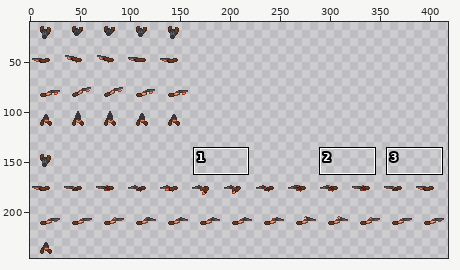
A pixel-art file gets an edit: src/concept/sprite/amadixsawedoff.aseprite. The first picture is a wide view before the edit; the outline marks the close-up.
Close-up. Before:
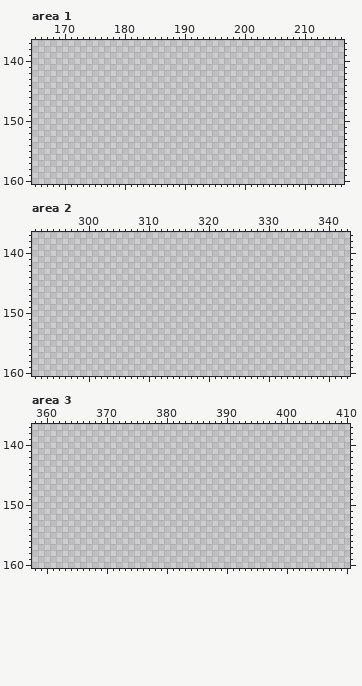
512x512 pixels, 1 frame. Shown: area 1: x 165..216, y 137..160; area 2: x 291..343, y 137..160; area 3: x 358..410, y 137..160. The wide view leaves out empty margins. The commit also changed other parts of the picture, which this record leaves out.
Now the later version:
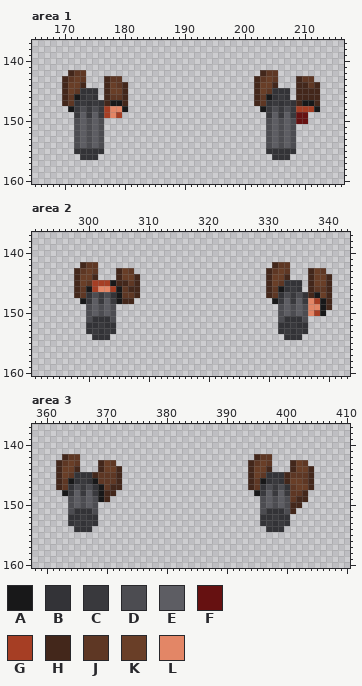
Palette (. is transparent): A #181819  B #333337  C #39393d  D #4c4c51  E #5d5d63  F #661111  G #a63e24  H #43271b  J #5e3724  K #693e27  L #e38666
Edits made:
--- area 1, layers "Layer 3", "Layer 5"
@@ x 165..216 @@
 141 ....................................................
-142 ....................................................
-143 ....................................................
-144 ....................................................
-145 ....................................................
-146 ....................................................
-147 ....................................................
-148 ....................................................
-149 ....................................................
-150 ....................................................
-151 ....................................................
-152 ....................................................
-153 ....................................................
-154 ....................................................
-155 ....................................................
-156 ....................................................
+142 ......HJJ.............................HJJ...........
+143 .....HJKJ...HJJ......................HJKJ...HJJ.....
+144 .....HKKH...HKJH.....................HKKH...HHJH....
+145 .....HKJBBB.HKKH.....................HKJBBB.HHHH....
+146 .....HJABCB.HJJH.....................HJABCB.HHHH....
+147 .....HJBCBCBHAAH.....................HJBCBCBHAAH....
+148 ......ACDCDCGLLA......................ACDCDCGGGA....
+149 .......CECECGLG........................CECECFF......
+150 .......DEDED...........................DEDEDFF......
+151 .......DEDED...........................DEDED........
+152 .......DEDED...........................DEDED........
+153 .......DEDED...........................DEDED........
+154 .......DEDED...........................DEDED........
+155 .......BBBBB...........................BBBBB........
+156 ........BBB.............................BBB.........
 157 ....................................................
--- area 2, layers "Layer 3", "Layer 5"
@@ x 291..343 @@
 141 .....................................................
-142 .....................................................
-143 .....................................................
-144 .....................................................
-145 .....................................................
-146 .....................................................
-147 .....................................................
-148 .....................................................
-149 .....................................................
-150 .....................................................
-151 .....................................................
-152 .....................................................
-153 .....................................................
-154 .....................................................
+142 ........HJJ.............................HJJ..........
+143 .......HJKJ...HKJ......................HJKJ...HKJ....
+144 .......HKKH...HKKH.....................HKKH...HKKH...
+145 .......HKJGGGAHHJH.....................HKJBBB.HKKH...
+146 .......HJAGLLGAJHH.....................HJABCB.HJJH...
+147 .......HJBDCDBAJJH.....................HJBDCDBHAKH...
+148 ........ACECECAHH.......................ACECECLGAH...
+149 .........DEDED...........................DEDEDLLAH...
+150 .........DEDED...........................DEDEDLGA....
+151 .........DBBBD...........................DBBBD.......
+152 .........BBCBB...........................BBCBB.......
+153 .........BCBCB...........................BCBCB.......
+154 ..........BBB.............................BBB........
 155 .....................................................
--- area 3, layers "Layer 3", "Layer 5"
@@ x 358..410 @@
 141 .....................................................
-142 .....................................................
-143 .....................................................
-144 .....................................................
-145 .....................................................
-146 .....................................................
-147 .....................................................
-148 .....................................................
-149 .....................................................
-150 .....................................................
-151 .....................................................
-152 .....................................................
-153 .....................................................
-154 .....................................................
+142 .....HJJ.............................HJJ.............
+143 ....HJKJ...HKJ......................HJKJ...HKJ.......
+144 ....HKKH...HKKH.....................HKKH...HKKH......
+145 ....HKJBBBHJJJH.....................HKJBBBHJJJH......
+146 ....HJABCBAJJJH.....................HJABCBHKKJH......
+147 ....HJBDCDBAJHH.....................HJBDCDBJKKH......
+148 .....ACECECAHH.......................ACECECJJH.......
+149 ......DEDEDAH.........................DEDEDJHH.......
+150 ......DEDED...........................DEDEDHH........
+151 ......DBBBD...........................DBBBDH.........
+152 ......BBCBB...........................BBCBB..........
+153 ......BCBCB...........................BCBCB..........
+154 .......BBB.............................BBB...........
 155 .....................................................
